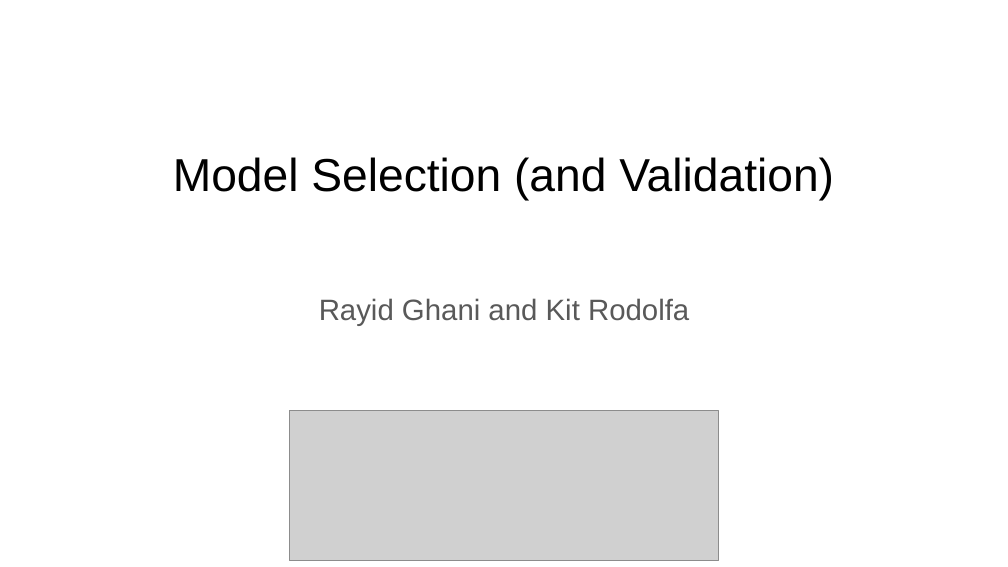
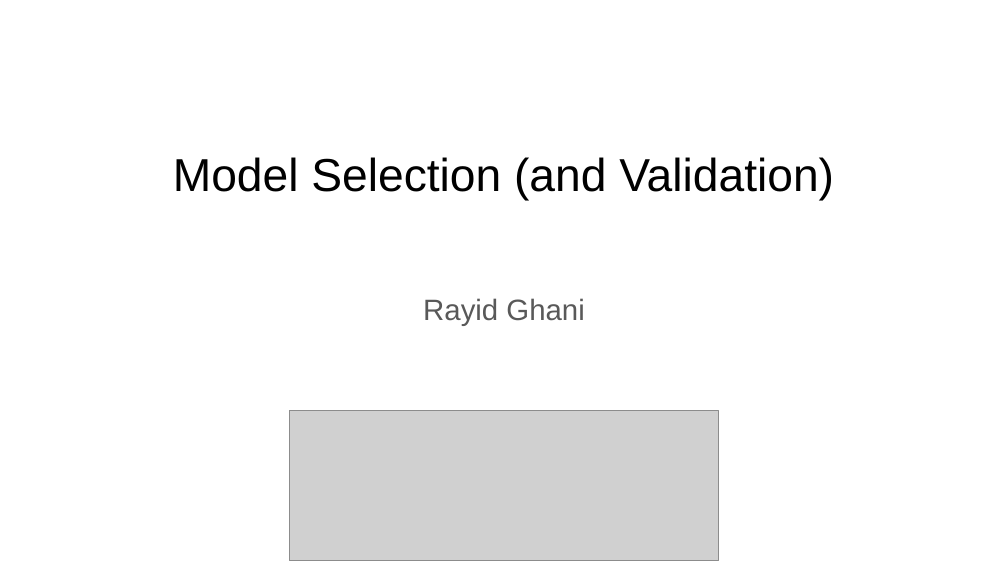
Before and after one commit to dssg/MLinPractice, a slide deck: slide 1 of Lectures/Lecture5-ModelSelection.pptx. Drawn at 1008x567 pixels with LibreOffice and Linux fonts; fonts in the diff are those of the drawing; grey boxes stand for pictures. Boxes give left, top, right and bottom in pixels: in the first picture for what was removed or moved away, otherwise in the second. Text is boxed around its words. In the diff, an @@ line names an element or a change of style, - is before the commit and + after.

```diff
--- a/Lectures/Lecture5-ModelSelection.pptx
+++ b/Lectures/Lecture5-ModelSelection.pptx
@@ text at bbox=[423, 298, 584, 326]: text changed @@
-Rayid Ghani and Kit Rodolfa
+Rayid Ghani
```
Also in this commit, not shown: 2 other slides changed.
